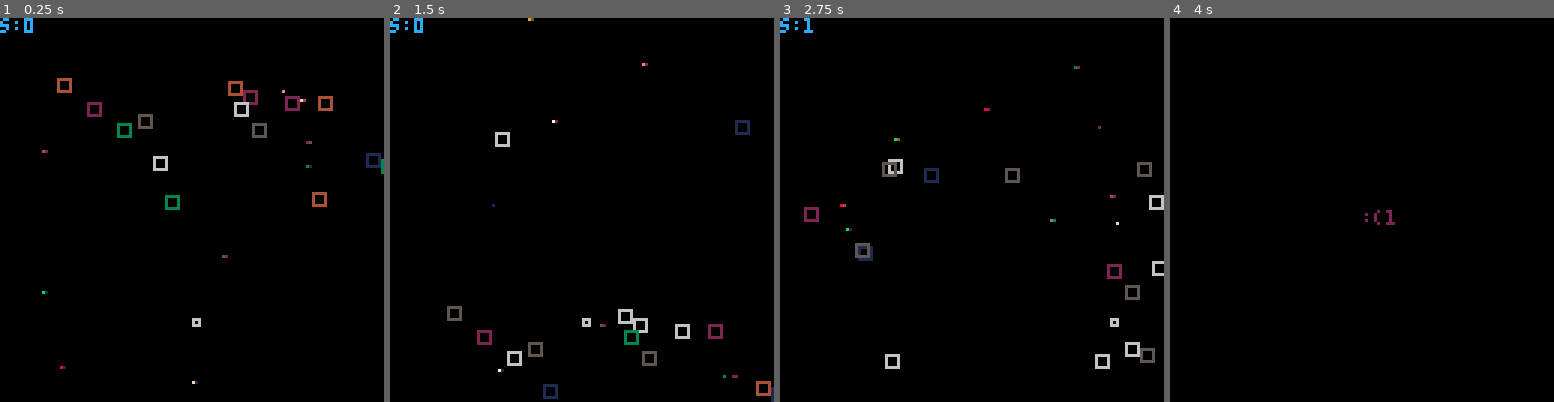
Above: before the commit, frames 1-4 (left to right).
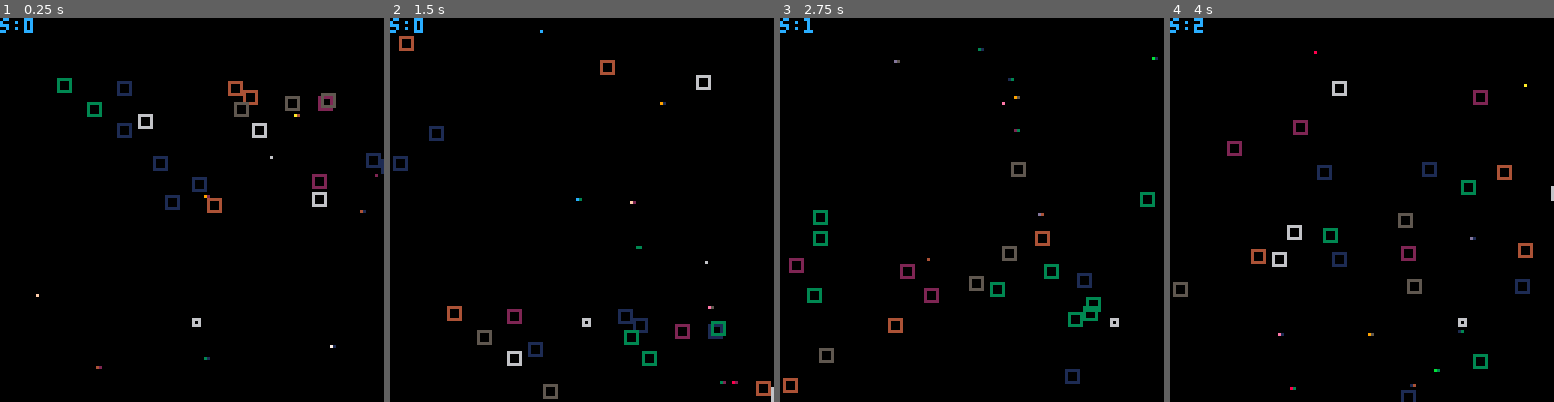
Above: after the commit, the same moments.

Repository: tonetheman/tweettweetjam2018
Game: PICO-8 cartridge carts/jam.p8
The game is run twice, just before and just after one commit, with the same random seed, the same clock (stepped at 60 frames per second) and the same inputs.
Inputs:
- Up to frame 1 (0.25 s): no input
- Up to frame 2 (1.5 s): no input
- Up to frame 3 (2.75 s): hold Right 1.6-2.1 s; hold Right from 2.47 s (still down)
- Up to frame 4 (4 s): release Right at 3.03 s; hold Left 3.08-3.58 s

The runs differ from the first frame. In frame 1, 1.9% of the frame differs, in the area x 9-100%, y 15-96%; in frame 2, 1.9%; in frame 3, 3.7%, in the area x 0-100%, y 7-98%; in frame 4, 2.4%.

Commit message:
moved number of starting baddies back up

Diff:
--- a/carts/jam.p8
+++ b/carts/jam.p8
@@ -9,7 +9,7 @@
 r=rect
 pr=print
 s=rnd
-t=15
+t=20
 u=0
 c=128
 for i=1,t do e[i]={x=s(c),y=s(50)} end
